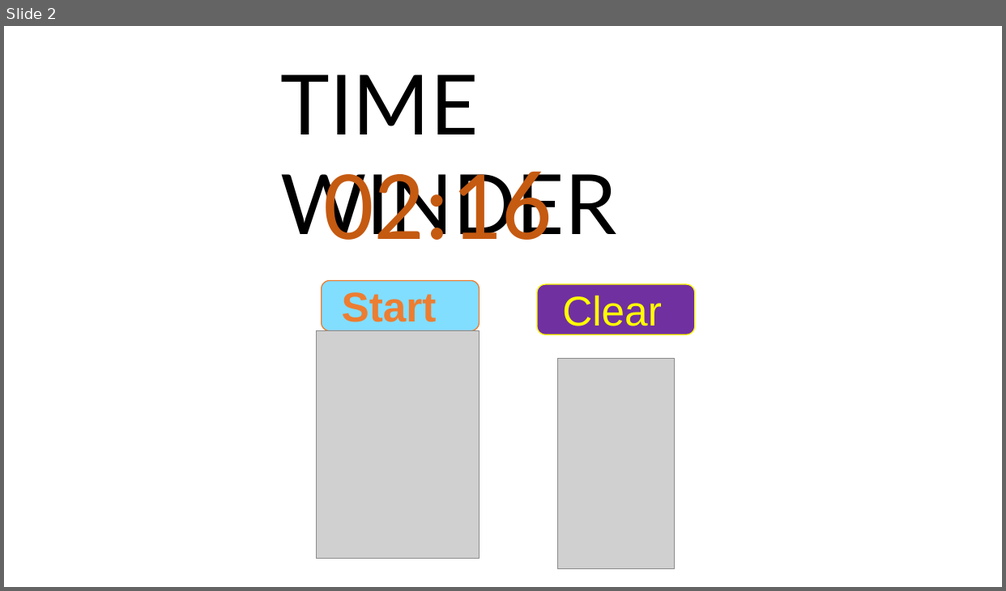
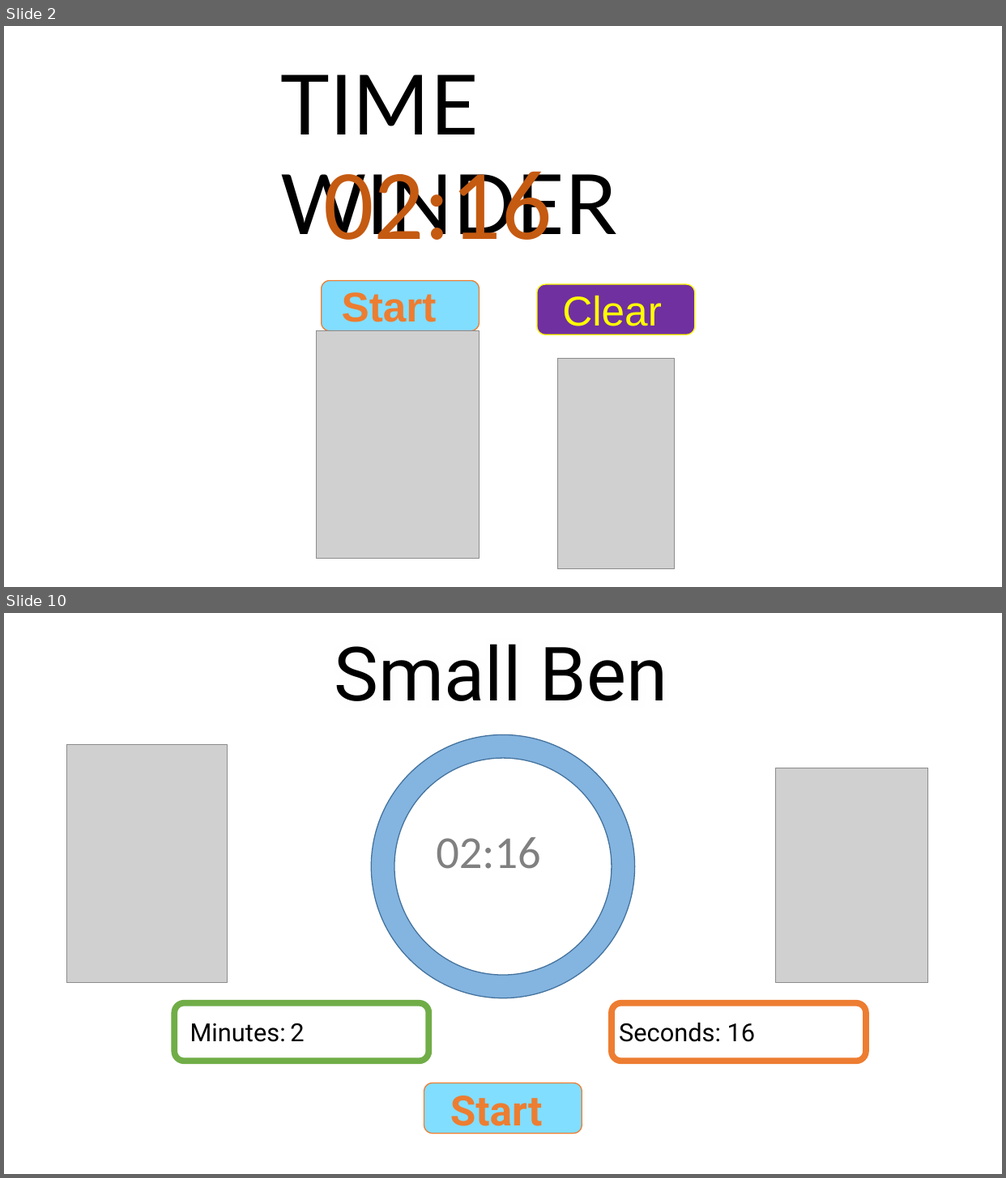
Before and after one commit to DanielGVPJ/Timer-BIY, a slide deck: resources/powerpoint/timer-design.pptx. Shown one above the other, each under a label of ours: slide 2 before the commit, slides 2 and 10 after it; the slides between them are not shown. The pictures are 1006x591 and 1006x1178 pixels, drawn with LibreOffice and Linux fonts; fonts in the diff are those of the drawing; grey boxes stand for pictures; background and template pictures are left out. Boxes give left, top, right and bottom in pixels: in the first picture for what was removed or moved away, otherwise in the second. Text is boxed around its words. In the diff, an @@ line names an element or a change of style, - is before the commit and + after.

```diff
--- a/resources/powerpoint/timer-design.pptx
+++ b/resources/powerpoint/timer-design.pptx
@@ slide 10 added at [4,613,1002,1174], background picture (left out) @@
@@ text added at [334,644,668,701], 72 pt, text #000000 @@
+Small Ben
@@ picture added at [67,745,228,983] @@
@@ ellipse added at [372,735,635,999], fill #84B4E0, outline #43739E 1 pt @@
@@ ellipse added at [394,758,612,975], fill #FFFFFF, outline #43739E 1 pt @@
@@ picture added at [775,768,928,983] @@
@@ text added at [436,837,540,869], 44 pt, text #808080 @@
+02:16
@@ rounded rectangle added at [175,1003,429,1061], fill #FFFFFF, outline #70AD47 6 pt @@
@@ text added at [190,1023,304,1042], 24 pt, text #000000 @@
+Minutes: 2
@@ rounded rectangle added at [612,1003,867,1061], fill #FFFFFF, outline #ED7D31 6 pt @@
@@ text added at [619,1023,756,1042], 24 pt, text #000000 @@
+Seconds: 16
@@ rounded rectangle added at [424,1083,582,1133], fill #81DEFF, outline #ED7D31 1 pt @@
@@ text added at [450,1096,543,1136], 40 pt, text #ED7D31, bold @@
+Start
```
Also in this commit, not shown: 6 slides changed, 1 other slide added, 4 other files.
